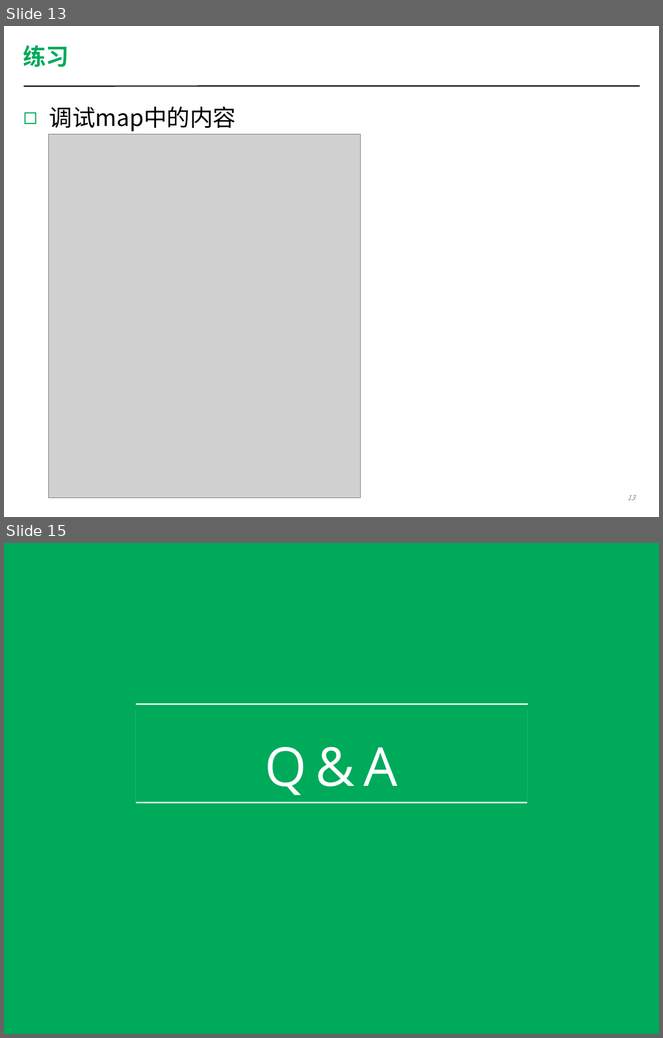
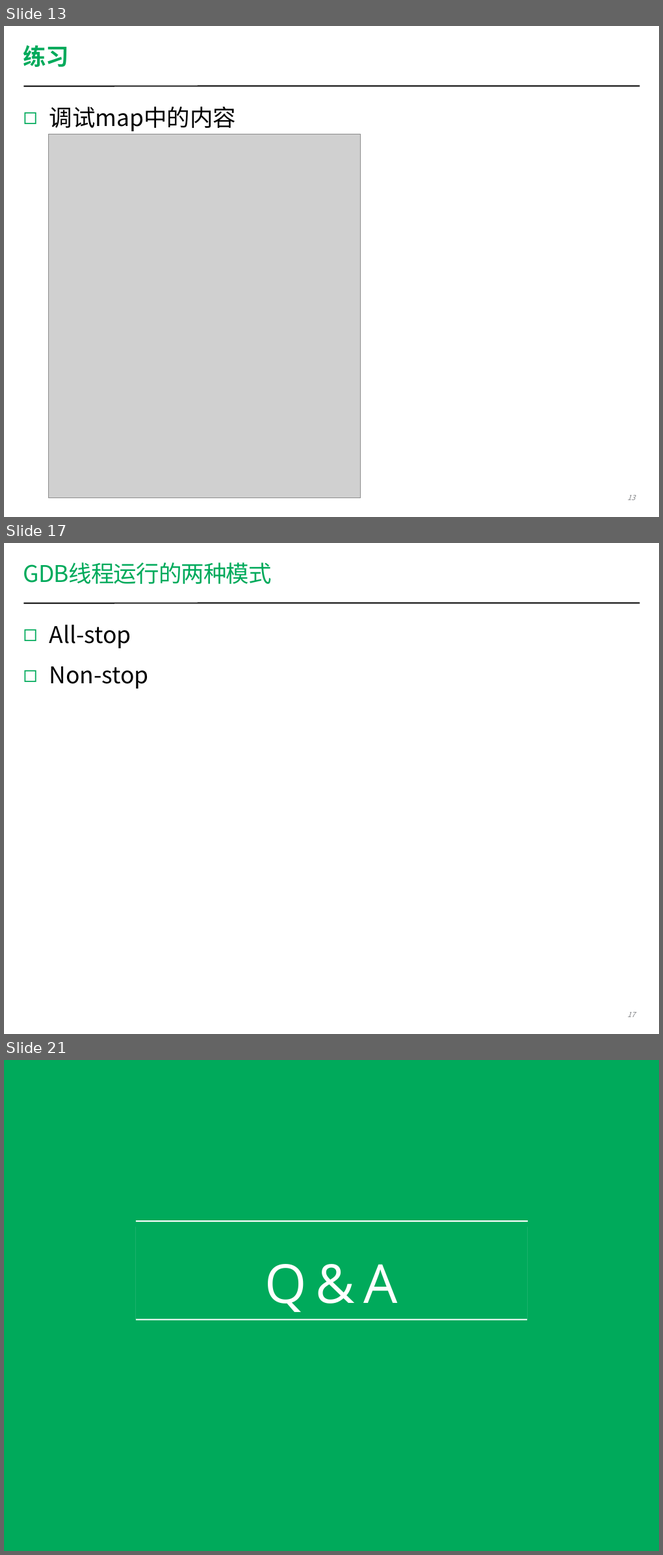
Before and after one commit to coney/c-training, a slide deck: Debug/Debug-SH/session2/Debugging Workshop 2.pptx. Shown one above the other, each under a label of ours: slides 13 and 15 before the commit, slides 13, 17 and 21 after it; the slides between them are not shown. The pictures are 663x1038 and 663x1555 pixels, drawn with LibreOffice and Linux fonts; fonts in the diff are those of the drawing; grey boxes stand for pictures; background and template pictures are left out. Boxes give left, top, right and bottom in pixels: in the first picture for what was removed or moved away, otherwise in the second. Text is boxed around its words. In the diff, an @@ line names an element or a change of style, - is before the commit and + after.

```diff
--- a/Debug/Debug-SH/session2/Debugging Workshop 2.pptx
+++ b/Debug/Debug-SH/session2/Debugging Workshop 2.pptx
@@ slide 17 added at (x1=4, y1=543, x2=659, y2=1034), background #FFFFFF; not listed: 1 template element that a slide beside it also shows @@
@@ title added at (x1=24, y1=563, x2=272, y2=584), 36 pt, text #00AA5B @@
+GDB线程运行的两种模式
@@ text added at (x1=50, y1=624, x2=149, y2=689), 36 pt, text #000000 @@
+◻ All-stop
+◻ Non-stop
@@ page number added at (x1=627, y1=1012, x2=635, y2=1017), 11 pt, text #808184, italic @@
+17
@@ what was slide 15 is now slide 21 @@
```
Also in this commit, not shown: 4 slides changed, 6 other slides added, 1 slide removed, 29 other files.
